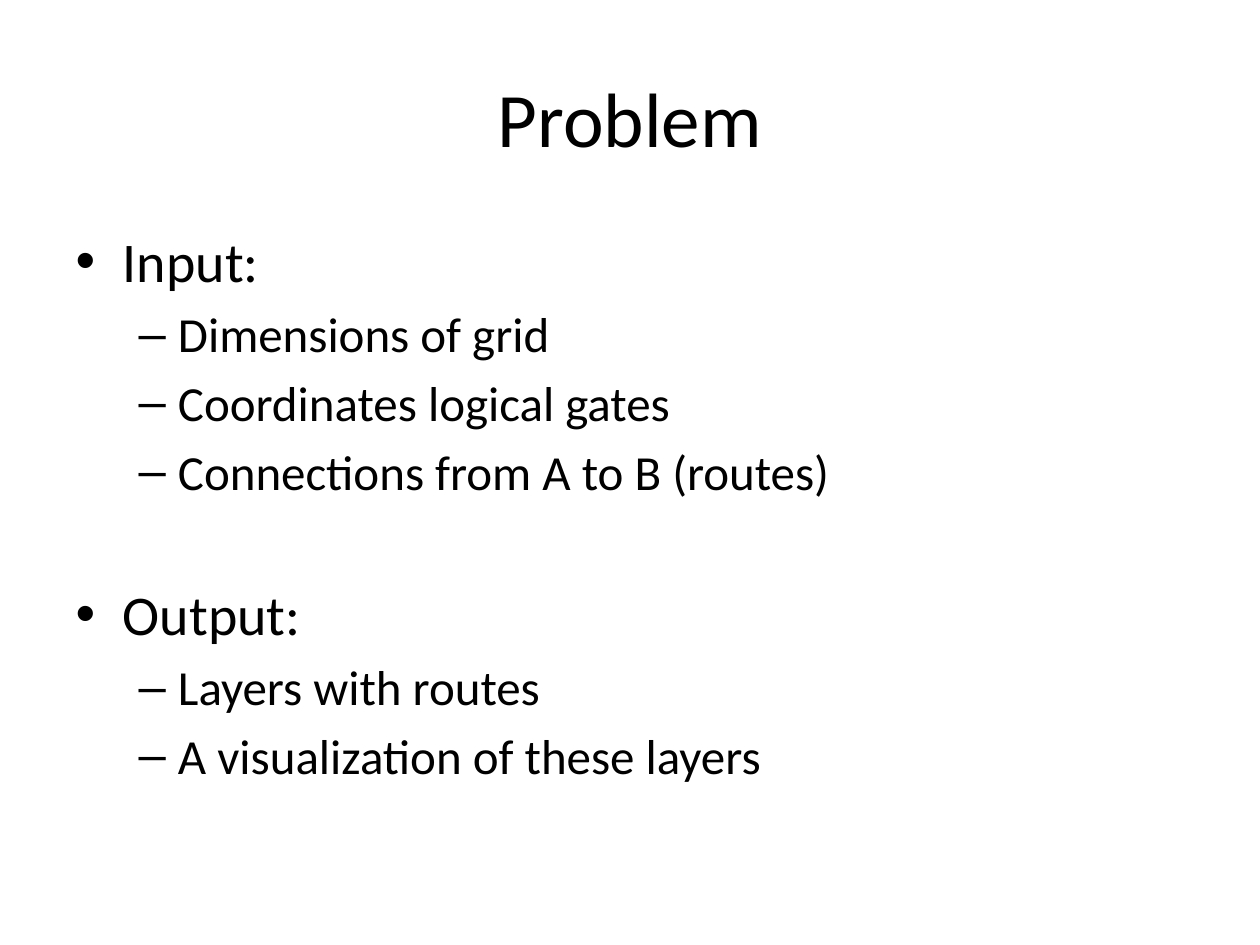
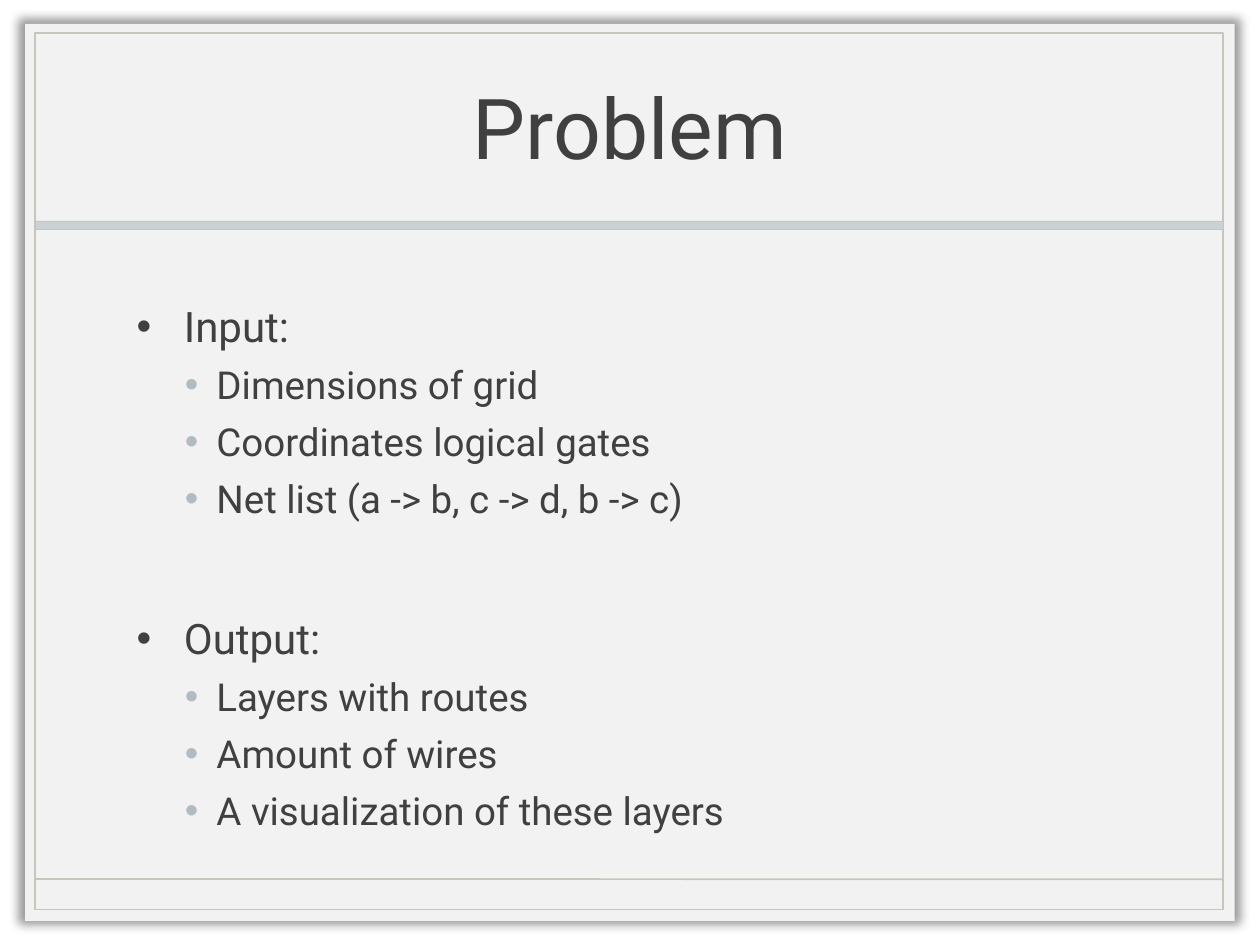
Before and after one commit to michielpauw/Heuristics, a slide deck: slide 3 of Presentatie chips and circuits.pptx. Drawn at 1260x945 pixels with LibreOffice and Linux fonts; fonts in the diff are those of the drawing; background and template pictures are left out. Boxes give left, top, right and bottom in pixels: in the first picture for what was removed or moved away, otherwise in the second. Text is boxed around its words. In the diff, an @@ line names an element or a change of style, - is before the commit and + after.

```diff
--- a/Presentatie chips and circuits.pptx
+++ b/Presentatie chips and circuits.pptx
@@ title "Problem": place and size @@
-title "Problem" at (498,93,762,148)
+title "Problem" at (473,96,787,160)
@@ title "Problem" at (473,96,787,160): size 44 to 48 pt, font Calibri to Roboto, text colour #000000 to #404040 @@
@@ group added at (25,24,1235,921): 3 rectangles, 1 line @@
@@ text "Input:": place and size @@
-text "Input:" at (123,246,829,782)
+text "Input:" at (184,312,724,833)
@@ text at (184,312,724,833): size 32 to 24 pt in "Input:", "Output:"; font Calibri to Roboto, text colour #000000 to #404040 in "Input:", "Dimensions of grid", "Coordinates logical gates", "Output:" and 2 more places; size 28 to 22 pt in "Dimensions of grid", "Coordinates logical gates", "Layers with routes", "A visualization of these layers"; more space between paragraphs; bullet – to • @@
@@ text at (216,482,682,522): text changed; size 28 to 22 pt; font Calibri to Roboto; text colour #000000 to #404040 @@
-  – Connections from A to B (routes)
+  • Net list (a -> b, c -> d, b -> c)
@@ text at (216,738,497,769): paragraph added @@
+  • Amount of wires
```
Also in this commit, not shown: 5 other slides changed, 6 slides added, 1 slide removed, 4 other files.
